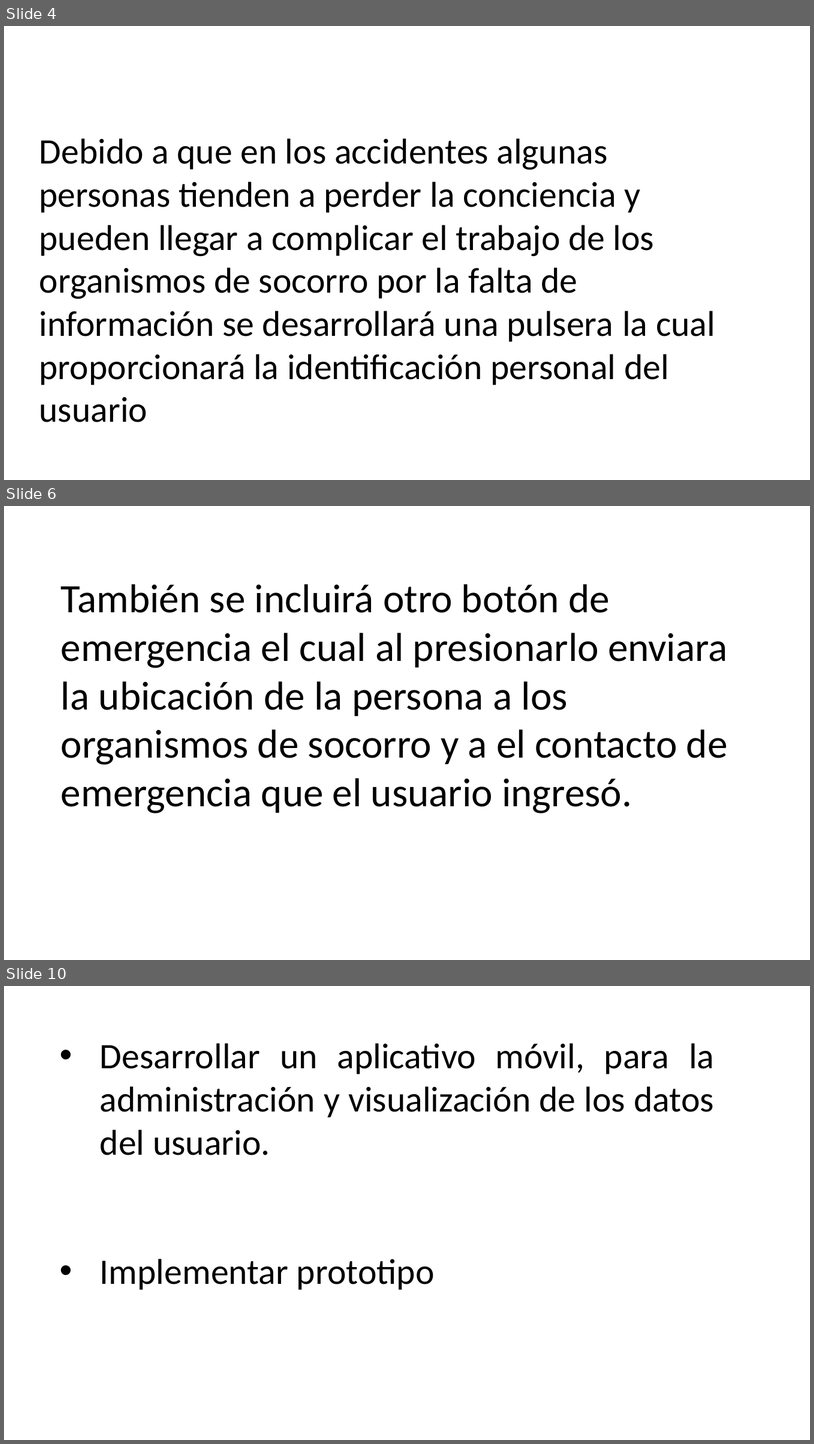
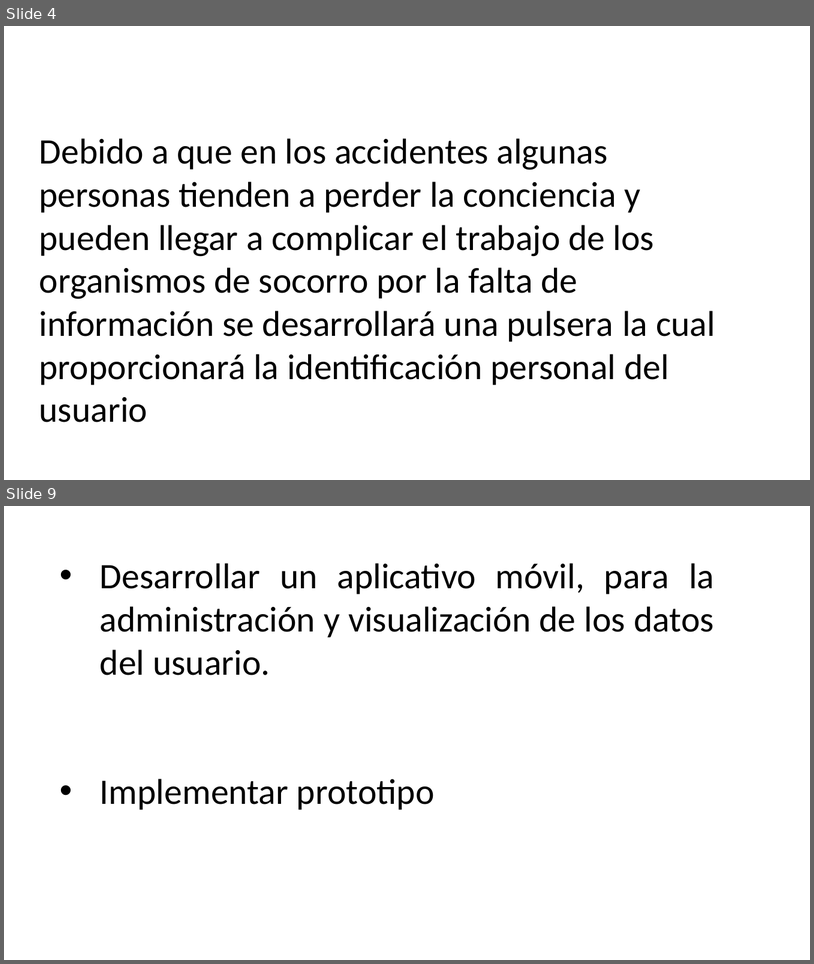
Before and after one commit to Dalvarez491/IdHand, a slide deck: PULSERA para identificación de personas en estado de inconciencia Ultima version.pptx. Shown one above the other, each under a label of ours: slides 4, 6 and 10 before the commit, slides 4 and 9 after it; the slides between them are not shown. The pictures are 814x1444 and 814x964 pixels, drawn with LibreOffice and Linux fonts; fonts in the diff are those of the drawing; background and template pictures are left out. Boxes give left, top, right and bottom in pixels: in the first picture for what was removed or moved away, otherwise in the second. Text is boxed around its words. In the diff, an @@ line names an element or a change of style, - is before the commit and + after.

```diff
--- a/PULSERA para identificación de personas en estado de inconciencia Ultima version.pptx
+++ b/PULSERA para identificación de personas en estado de inconciencia Ultima version.pptx
@@ slide 6 removed at <box>4,506,810,960</box>, background picture (left out) @@
@@ text removed at <box>61,584,728,813</box> @@
-También se incluirá otro botón de emergencia el cual al presionarlo enviara la ubicación de la persona a los organismos de socorro y a el contacto de emergencia que el usuario ingresó.
@@ what was slide 10 is now slide 9 @@
```
Also in this commit, not shown: 4 slides changed, 2 other files.
